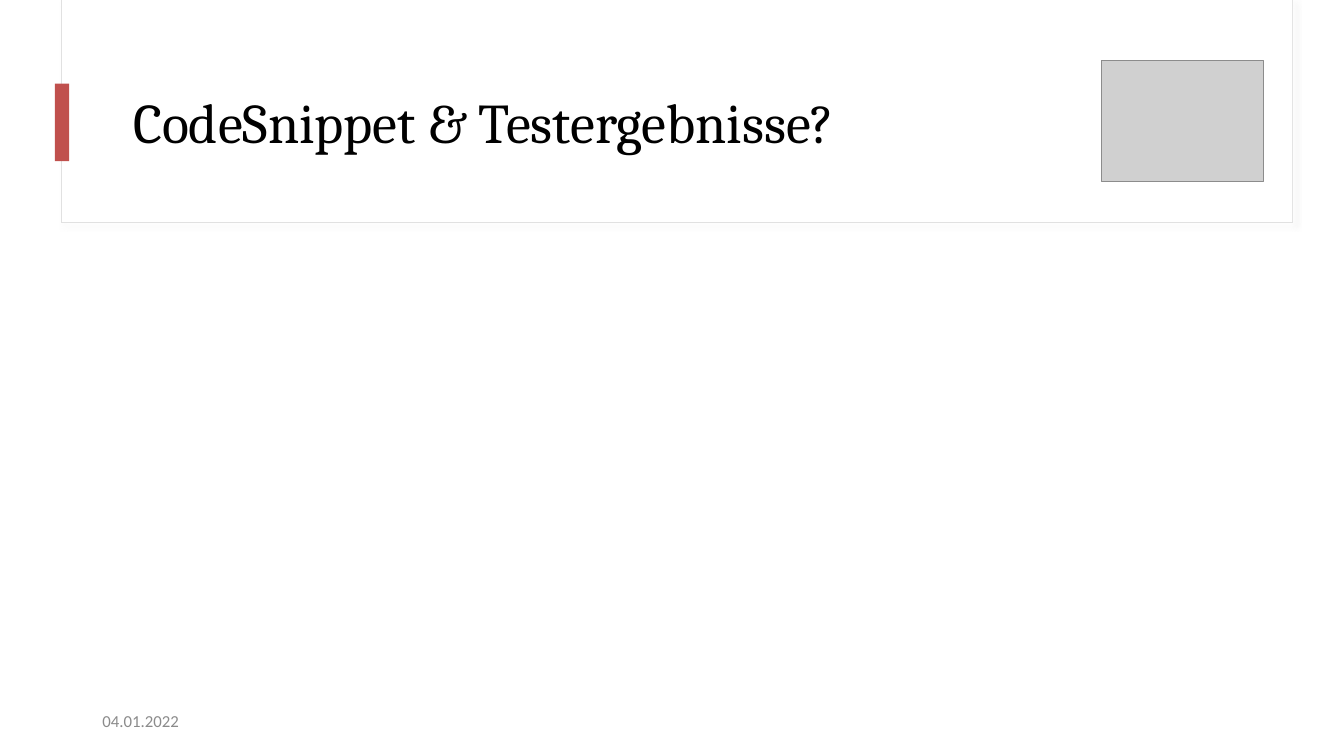
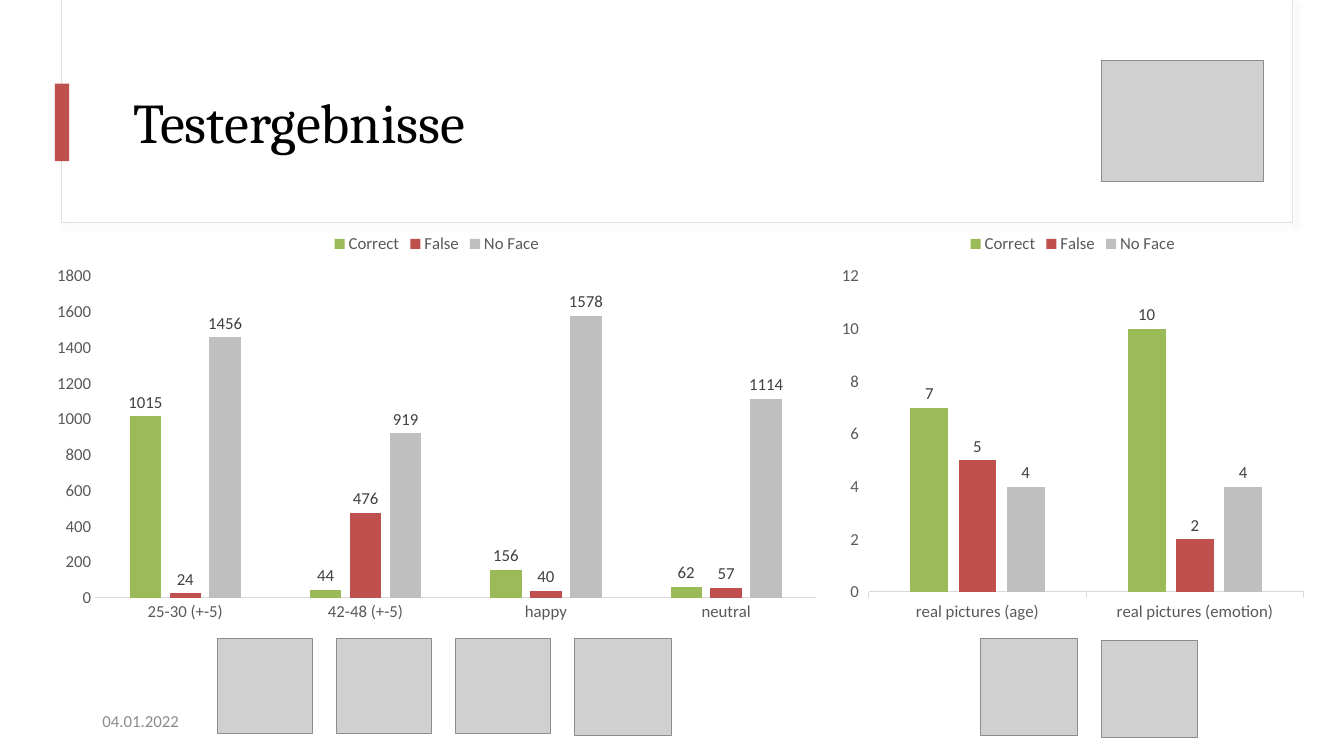
Before and after one commit to florian-frey/FaceBank, a slide deck: slide 34 of presentations/presentation-22_01_07.pptx. Drawn at 1344x756 pixels with LibreOffice and Linux fonts; fonts in the diff are those of the drawing; grey boxes stand for pictures. Boxes give left, top, right and bottom in pixels: in the first picture for what was removed or moved away, otherwise in the second. Text is boxed around its words. In the diff, an @@ line names an element or a change of style, - is before the commit and + after.

```diff
--- a/presentations/presentation-22_01_07.pptx
+++ b/presentations/presentation-22_01_07.pptx
@@ title at [133,104,465,156]: text changed @@
-CodeSnippet & Testergebnisse?
+Testergebnisse
@@ column chart added at [41,223,833,630] @@
+categories: 25-30 (+-5), 42-48 (+-5), happy, neutral
+Correct: 1015, 44, 156, 62
+False: 24, 476, 40, 57
+No Face: 1456, 919, 1578, 1114
@@ column chart added at [833,223,1314,630] @@
+categories: real pictures (age), real pictures (emotion)
+Correct: 7, 10
+False: 5, 2
+No Face: 4, 4
@@ picture added at [218,638,313,733] @@
@@ picture added at [337,638,432,733] @@
@@ picture added at [456,638,551,733] @@
@@ picture added at [575,638,673,736] @@
@@ picture added at [981,638,1079,736] @@
@@ picture added at [1102,641,1199,738] @@
```
Also in this commit, not shown: 1 other slide changed, 1 other file.
